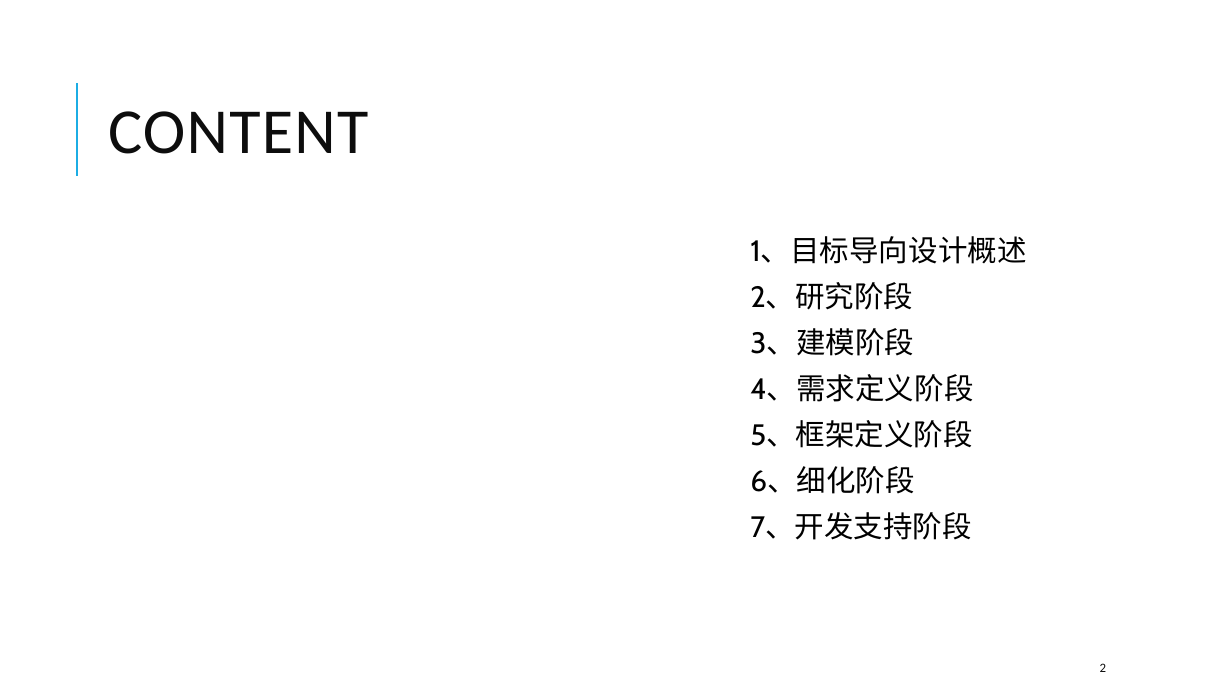
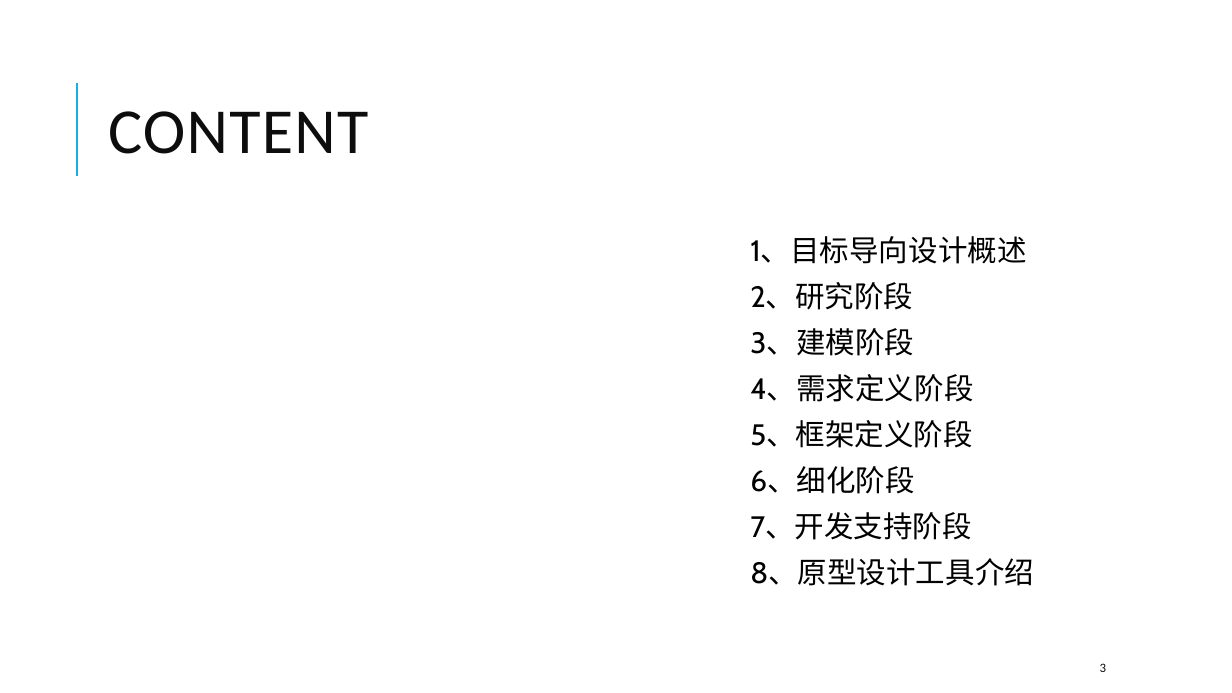
Before and after one commit to SoftwareRequirtmentsG02/Document, a slide deck: slide 3 of PPT/UML/界面原形G02.pptx (slide 2 before the commit). Drawn at 1232x693 pixels with LibreOffice and Linux fonts; fonts in the diff are those of the drawing. Boxes give left, top, right and bottom in pixels: in the first picture for what was removed or moved away, otherwise in the second. Text is boxed around its words. In the diff, an @@ line names an element or a change of style, - is before the commit and + after.

Commit message:
update 界面原型PPT

```diff
--- a/PPT/UML/界面原形G02.pptx
+++ b/PPT/UML/界面原形G02.pptx
@@ text at (750, 558, 1034, 586): paragraph added @@
+  8、原型设计工具介绍
@@ page number at (1100, 663, 1106, 672): text changed @@
-2
+3
```
Also in this commit, not shown: 9 other slides changed, 4 slides added.
